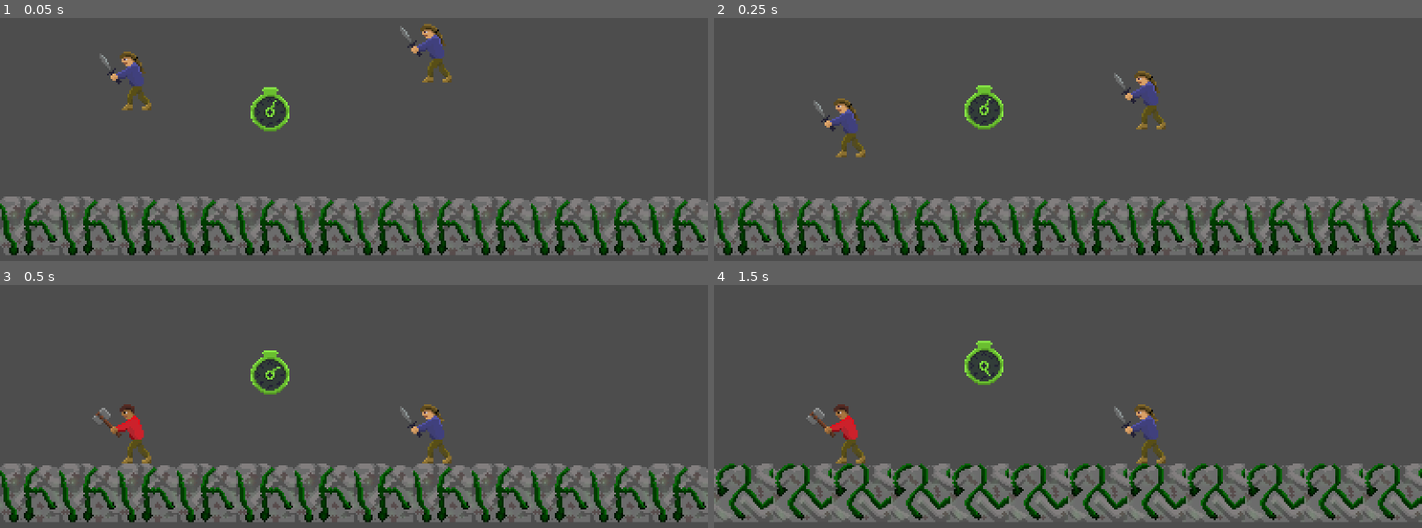
Above: before the commit, frames 1-4 (two rows, left to right).
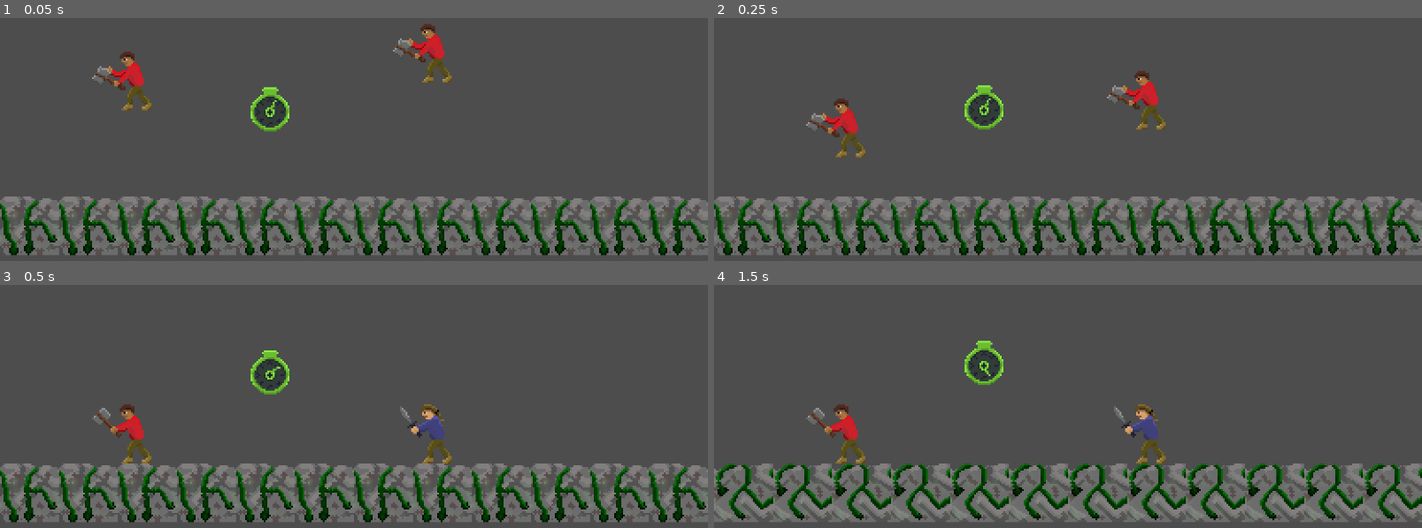
Above: after the commit, the same moments.

Repository: Justiniscoding/HavenHamilton
Game: Godot game, scene res://Scenes/game.tscn
Two runs of this game, one before a commit and one after it. Both use one fixed random seed, a clock stepped at 60 frames per second and the inputs below. Sound files missing from this copy of the repository are replaced by a short silence.
Inputs:
- Up to frame 1 (0.05 s): no input
- Up to frame 2 (0.25 s): no input
- Up to frame 3 (0.5 s): no input
- Up to frame 4 (1.5 s): tap Enter (Set1) at 0.5, 0.6 s; tap S (down2) at 1.35 s

The runs differ from the first frame. In frame 1, 1.2% of the frame differs, in the area x 13-63%, y 2-30%; in frame 2, 1.2%; in frame 3, nothing differs; in frame 4, nothing differs.

Commit message:
add player range combart

Diff:
--- /dev/null
+++ b/Scenes/fireball.tscn
@@ -0,0 +1,128 @@
+[gd_scene format=3 uid="uid://bhl2qa4dy4pqe"]
+
+[ext_resource type="Script" uid="uid://ccafephfnmla0" path="res://Scripts/fireball.gd" id="1_0mxqg"]
+[ext_resource type="Texture2D" uid="uid://cfxr30ho306yx" path="res://Art/Fire Ball.png" id="1_xi7wk"]
+
+[sub_resource type="CircleShape2D" id="CircleShape2D_0mxqg"]
+radius = 2.0
+
+[sub_resource type="AtlasTexture" id="AtlasTexture_5cld6"]
+atlas = ExtResource("1_xi7wk")
+region = Rect2(0, 0, 32, 32)
+
+[sub_resource type="AtlasTexture" id="AtlasTexture_o736f"]
+atlas = ExtResource("1_xi7wk")
+region = Rect2(32, 0, 32, 32)
+
+[sub_resource type="AtlasTexture" id="AtlasTexture_ketbw"]
+atlas = ExtResource("1_xi7wk")
+region = Rect2(64, 0, 32, 32)
+
+[sub_resource type="AtlasTexture" id="AtlasTexture_hcgbs"]
+atlas = ExtResource("1_xi7wk")
+region = Rect2(384, 0, 32, 32)
+
+[sub_resource type="AtlasTexture" id="AtlasTexture_mpfyg"]
+atlas = ExtResource("1_xi7wk")
+region = Rect2(352, 0, 32, 32)
+
+[sub_resource type="AtlasTexture" id="AtlasTexture_un823"]
+atlas = ExtResource("1_xi7wk")
+region = Rect2(320, 0, 32, 32)
+
+[sub_resource type="AtlasTexture" id="AtlasTexture_aclic"]
+atlas = ExtResource("1_xi7wk")
+region = Rect2(288, 0, 32, 32)
+
+[sub_resource type="AtlasTexture" id="AtlasTexture_4grkl"]
+atlas = ExtResource("1_xi7wk")
+region = Rect2(96, 0, 32, 32)
+
+[sub_resource type="AtlasTexture" id="AtlasTexture_6yrdb"]
+atlas = ExtResource("1_xi7wk")
+region = Rect2(128, 0, 32, 32)
+
+[sub_resource type="AtlasTexture" id="AtlasTexture_ue0p1"]
+atlas = ExtResource("1_xi7wk")
+region = Rect2(160, 0, 32, 32)
+
+[sub_resource type="AtlasTexture" id="AtlasTexture_isbcs"]
+atlas = ExtResource("1_xi7wk")
+region = Rect2(192, 0, 32, 32)
+
+[sub_resource type="AtlasTexture" id="AtlasTexture_142e3"]
+atlas = ExtResource("1_xi7wk")
+region = Rect2(224, 0, 32, 32)
+
+[sub_resource type="AtlasTexture" id="AtlasTexture_ts2c8"]
+atlas = ExtResource("1_xi7wk")
+region = Rect2(256, 0, 32, 32)
+
+[sub_resource type="SpriteFrames" id="SpriteFrames_xs5hf"]
+animations = [{
+"frames": [{
+"duration": 1.0,
+"texture": SubResource("AtlasTexture_5cld6")
+}, {
+"duration": 1.0,
+"texture": SubResource("AtlasTexture_o736f")
+}, {
+"duration": 1.0,
+"texture": SubResource("AtlasTexture_ketbw")
+}],
+"loop": 0,
+"name": &"default",
+"speed": 10.0
+}, {
+"frames": [{
+"duration": 1.0,
+"texture": SubResource("AtlasTexture_hcgbs")
+}, {
+"duration": 1.0,
+"texture": SubResource("AtlasTexture_mpfyg")
+}, {
+"duration": 1.0,
+"texture": SubResource("AtlasTexture_un823")
+}, {
+"duration": 1.0,
+"texture": SubResource("AtlasTexture_aclic")
+}],
+"loop": 0,
+"name": &"explode",
+"speed": 10.0
+}, {
+"frames": [{
+"duration": 1.0,
+"texture": SubResource("AtlasTexture_4grkl")
+}, {
+"duration": 1.0,
+"texture": SubResource("AtlasTexture_6yrdb")
+}, {
+"duration": 1.0,
+"texture": SubResource("AtlasTexture_ue0p1")
+}, {
+"duration": 1.0,
+"texture": SubResource("AtlasTexture_isbcs")
+}, {
+"duration": 1.0,
+"texture": SubResource("AtlasTexture_142e3")
+}, {
+"duration": 1.0,
+"texture": SubResource("AtlasTexture_ts2c8")
+}],
+"loop": 1,
+"name": &"roll",
+"speed": 7.5
+}]
+
+[node name="Fireball" type="Area2D" unique_id=1731221925]
+script = ExtResource("1_0mxqg")
+
+[node name="CollisionShape2D" type="CollisionShape2D" parent="." unique_id=1672883512]
+position = Vector2(0, -1)
+shape = SubResource("CircleShape2D_0mxqg")
+
+[node name="AnimatedSprite2D" type="AnimatedSprite2D" parent="." unique_id=58317549]
+sprite_frames = SubResource("SpriteFrames_xs5hf")
+animation = &"explode"
+autoplay = "default"
--- /dev/null
+++ b/Scenes/lightning.tscn
@@ -0,0 +1,74 @@
+[gd_scene format=3 uid="uid://b2jlfrmpdpsjn"]
+
+[ext_resource type="Script" uid="uid://bf4x2q5l3sc7g" path="res://Scripts/lightning.gd" id="1_wca04"]
+[ext_resource type="Texture2D" uid="uid://cbgwnn4x2e5fh" path="res://Art/Lightning Bolt.png" id="2_7ouyy"]
+
+[sub_resource type="RectangleShape2D" id="RectangleShape2D_7ouyy"]
+size = Vector2(26, 83)
+
+[sub_resource type="AtlasTexture" id="AtlasTexture_41j16"]
+atlas = ExtResource("2_7ouyy")
+region = Rect2(0, 0, 32, 96)
+
+[sub_resource type="AtlasTexture" id="AtlasTexture_7knoe"]
+atlas = ExtResource("2_7ouyy")
+region = Rect2(32, 0, 32, 96)
+
+[sub_resource type="AtlasTexture" id="AtlasTexture_xqqyr"]
+atlas = ExtResource("2_7ouyy")
+region = Rect2(64, 0, 32, 96)
+
+[sub_resource type="AtlasTexture" id="AtlasTexture_to6io"]
+atlas = ExtResource("2_7ouyy")
+region = Rect2(96, 0, 32, 96)
+
+[sub_resource type="AtlasTexture" id="AtlasTexture_fjth1"]
+atlas = ExtResource("2_7ouyy")
+region = Rect2(128, 0, 32, 96)
+
+[sub_resource type="AtlasTexture" id="AtlasTexture_h3ip7"]
+atlas = ExtResource("2_7ouyy")
+region = Rect2(160, 0, 32, 96)
+
+[sub_resource type="AtlasTexture" id="AtlasTexture_ae0gy"]
+atlas = ExtResource("2_7ouyy")
+region = Rect2(192, 0, 32, 96)
+
+[sub_resource type="SpriteFrames" id="SpriteFrames_xs5hf"]
+animations = [{
+"frames": [{
+"duration": 1.0,
+"texture": SubResource("AtlasTexture_41j16")
+}, {
+"duration": 1.0,
+"texture": SubResource("AtlasTexture_7knoe")
+}, {
+"duration": 1.0,
+"texture": SubResource("AtlasTexture_xqqyr")
+}, {
+"duration": 1.5,
+"texture": SubResource("AtlasTexture_to6io")
+}, {
+"duration": 1.5,
+"texture": SubResource("AtlasTexture_fjth1")
+}, {
+"duration": 1.0,
+"texture": SubResource("AtlasTexture_h3ip7")
+}, {
+"duration": 1.0,
+"texture": SubResource("AtlasTexture_ae0gy")
+}],
+"loop": 0,
+"name": &"default",
+"speed": 7.5
+}]
+
+[node name="Lightning" type="Area2D" unique_id=1037945944]
+script = ExtResource("1_wca04")
+
+[node name="CollisionShape2D" type="CollisionShape2D" parent="." unique_id=1169388123]
+position = Vector2(1, -0.5)
+shape = SubResource("RectangleShape2D_7ouyy")
+
+[node name="AnimatedSprite2D" type="AnimatedSprite2D" parent="." unique_id=991060253]
+sprite_frames = SubResource("SpriteFrames_xs5hf")
--- a/Scenes/player.gdshader
+++ b/Scenes/player.gdshader
@@ -6,19 +6,19 @@
 void fragment() {
 	if(enabled == true){
 
-	float dist = sqrt(pow(UV.y - 0.5, 2) + pow(UV.x - 0.5, 2));
-	dist = pow(dist, max(1.0 - time * 2.0, 0.0));
+		float dist = sqrt(pow(UV.y - 0.5, 2) + pow(UV.x - 0.5, 2));
+		dist = pow(dist, max(1.0 - time * 2.0, 0.0));
 
-	if(dist < 0.5){
-		float angle = atan(UV.x - 0.5, UV.y - 0.5);
+		if(dist < 0.5){
+			float angle = atan(UV.x - 0.5, UV.y - 0.5);
 
-		vec2 samplePos = vec2(sin(angle), cos(angle)) * dist + vec2(0.5, 0.5);
+			vec2 samplePos = vec2(sin(angle), cos(angle)) * dist + vec2(0.5, 0.5);
 
-		vec4 texture = texture(TEXTURE, samplePos);
+			vec4 texture = texture(TEXTURE, samplePos);
 
-		COLOR = texture;
-	}else{
-		COLOR = vec4(0, 0, 0, 0);
-	}
+			COLOR = texture;
+		}else{
+			COLOR = vec4(0, 0, 0, 0);
+		}
 	}
 }
--- a/Scenes/player.tscn
+++ b/Scenes/player.tscn
@@ -137,49 +137,49 @@
 atlas = ExtResource("3_vgqql")
 region = Rect2(0, 160, 32, 32)
 
+[sub_resource type="AtlasTexture" id="AtlasTexture_w4w4b"]
+atlas = ExtResource("3_vgqql")
+region = Rect2(32, 160, 32, 32)
+
 [sub_resource type="AtlasTexture" id="AtlasTexture_h5cax"]
 atlas = ExtResource("3_vgqql")
 region = Rect2(64, 160, 32, 32)
 
-[sub_resource type="AtlasTexture" id="AtlasTexture_w4w4b"]
-atlas = ExtResource("3_vgqql")
+[sub_resource type="AtlasTexture" id="AtlasTexture_dj0x0"]
+atlas = ExtResource("3_vgqql")
+region = Rect2(96, 160, 32, 32)
+
+[sub_resource type="AtlasTexture" id="AtlasTexture_f1uaf"]
+atlas = ExtResource("3_vgqql")
+region = Rect2(128, 160, 32, 32)
+
+[sub_resource type="AtlasTexture" id="AtlasTexture_6hq81"]
+atlas = ExtResource("3_vgqql")
+region = Rect2(160, 160, 32, 32)
+
+[sub_resource type="AtlasTexture" id="AtlasTexture_83xs0"]
+atlas = ExtResource("2_cvnsp")
+region = Rect2(0, 160, 32, 32)
+
+[sub_resource type="AtlasTexture" id="AtlasTexture_ypfnu"]
+atlas = ExtResource("2_cvnsp")
 region = Rect2(32, 160, 32, 32)
 
-[sub_resource type="AtlasTexture" id="AtlasTexture_dj0x0"]
-atlas = ExtResource("3_vgqql")
+[sub_resource type="AtlasTexture" id="AtlasTexture_xuaoq"]
+atlas = ExtResource("2_cvnsp")
+region = Rect2(64, 160, 32, 32)
+
+[sub_resource type="AtlasTexture" id="AtlasTexture_wohnl"]
+atlas = ExtResource("2_cvnsp")
 region = Rect2(96, 160, 32, 32)
 
-[sub_resource type="AtlasTexture" id="AtlasTexture_f1uaf"]
-atlas = ExtResource("3_vgqql")
+[sub_resource type="AtlasTexture" id="AtlasTexture_36dho"]
+atlas = ExtResource("2_cvnsp")
 region = Rect2(128, 160, 32, 32)
 
-[sub_resource type="AtlasTexture" id="AtlasTexture_6hq81"]
-atlas = ExtResource("3_vgqql")
+[sub_resource type="AtlasTexture" id="AtlasTexture_yh6i2"]
+atlas = ExtResource("2_cvnsp")
 region = Rect2(160, 160, 32, 32)
-
-[sub_resource type="AtlasTexture" id="AtlasTexture_83xs0"]
-atlas = ExtResource("2_cvnsp")
-region = Rect2(160, 160, 32, 32)
-
-[sub_resource type="AtlasTexture" id="AtlasTexture_ypfnu"]
-atlas = ExtResource("2_cvnsp")
-region = Rect2(128, 160, 32, 32)
-
-[sub_resource type="AtlasTexture" id="AtlasTexture_xuaoq"]
-atlas = ExtResource("2_cvnsp")
-region = Rect2(96, 160, 32, 32)
-
-[sub_resource type="AtlasTexture" id="AtlasTexture_wohnl"]
-atlas = ExtResource("2_cvnsp")
-region = Rect2(64, 160, 32, 32)
-
-[sub_resource type="AtlasTexture" id="AtlasTexture_36dho"]
-atlas = ExtResource("2_cvnsp")
-region = Rect2(32, 160, 32, 32)
-
-[sub_resource type="AtlasTexture" id="AtlasTexture_yh6i2"]
-atlas = ExtResource("2_cvnsp")
-region = Rect2(0, 160, 32, 32)
 
 [sub_resource type="AtlasTexture" id="AtlasTexture_f5f5t"]
 atlas = ExtResource("3_vgqql")
@@ -479,22 +479,22 @@
 "speed": 5.0
 }, {
 "frames": [{
-"duration": 1.0,
+"duration": 0.25,
 "texture": SubResource("AtlasTexture_qavoy")
 }, {
+"duration": 0.25,
+"texture": SubResource("AtlasTexture_w4w4b")
+}, {
 "duration": 1.0,
 "texture": SubResource("AtlasTexture_h5cax")
 }, {
 "duration": 1.0,
-"texture": SubResource("AtlasTexture_w4w4b")
-}, {
-"duration": 1.0,
 "texture": SubResource("AtlasTexture_dj0x0")
 }, {
-"duration": 1.0,
+"duration": 0.5,
 "texture": SubResource("AtlasTexture_f1uaf")
 }, {
-"duration": 1.0,
+"duration": 0.5,
 "texture": SubResource("AtlasTexture_6hq81")
 }],
 "loop": 0,
@@ -502,10 +502,10 @@
 "speed": 5.0
 }, {
 "frames": [{
-"duration": 1.0,
+"duration": 0.5,
 "texture": SubResource("AtlasTexture_83xs0")
 }, {
-"duration": 1.0,
+"duration": 0.5,
 "texture": SubResource("AtlasTexture_ypfnu")
 }, {
 "duration": 1.0,
@@ -692,5 +692,7 @@
 material = SubResource("ShaderMaterial_vgqql")
 position = Vector2(7, 0)
 sprite_frames = SubResource("SpriteFrames_v0iea")
-animation = &"short1"
+animation = &"range2"
+frame = 5
+frame_progress = 1.0
 offset = Vector2(-7, 0)
--- /dev/null
+++ b/Scripts/fireball.gd
@@ -0,0 +1,34 @@
+extends Area2D
+
+var speed = 250
+
+var direction = 1
+
+var timer = 0
+
+func _ready() -> void:
+	await $AnimatedSprite2D.animation_finished
+	$AnimatedSprite2D.play("roll")
+
+func _physics_process(delta: float) -> void:
+	timer += delta
+
+	if timer > 1:
+		$AnimatedSprite2D.play("explode")
+		set_physics_process(false)
+		$AnimatedSprite2D.connect("animation_finished", func():
+			queue_free())
+		return
+
+	if has_overlapping_bodies():
+		for body in get_overlapping_bodies():
+			if body.name == "Player2":
+				$AnimatedSprite2D.play("explode")
+				set_physics_process(false)
+				body.targetVel.x = 400 * direction
+				$AnimatedSprite2D.connect("animation_finished", func():
+					queue_free())
+				return
+
+
+	position.x += direction * speed * delta
--- /dev/null
+++ b/Scripts/lightning.gd
@@ -0,0 +1,16 @@
+extends Area2D
+
+func _ready() -> void:
+	$AnimatedSprite2D.play()
+
+var didStunm = false
+
+func _physics_process(_delta: float) -> void:
+	if has_overlapping_bodies():
+		for body in get_overlapping_bodies():
+			if body.name == "Player" and not didStunm:
+				didStunm = true
+				body.stun.reset(60)
+
+	if not $AnimatedSprite2D.is_playing():
+		queue_free()
--- a/Scripts/player.gd
+++ b/Scripts/player.gd
@@ -1,6 +1,9 @@
 extends CharacterBody2D
 
 @export var playerNumber: int = 1
+
+var fireballScene = preload("res://Scenes/fireball.tscn")
+var lightningScene = preload("res://Scenes/lightning.tscn")
 
 var gravity = 800
 var speed = 300
@@ -28,6 +31,8 @@
 var startup = timer.new()
 var active = timer.new()
 var end = timer.new()
+
+var stun = timer.new()
 
 enum Attacks {
 	NONE,
@@ -56,10 +61,14 @@
 		cooldown = 12
 	},
 	range2 = {
-
+		charge = 12,
+		attack = 36,
+		cooldown = 12
 	},
 	range1 = {
-
+		charge = 7,
+		attack = 24,
+		cooldown = 12
 	}
 }
 
@@ -107,13 +116,34 @@
 			active.reset(weapons["range" + pnum].attack)
 
 	if weaponState == WeaponState.ATTACKING:
-		var player = getCollider()
-
-		if not player == null and not currentAttack == Attacks.NONE and not didAttack:
-			didAttack = true
-
-			player.targetVel.y = -1000
-			player.targetVel.x = 1000 if $AnimatedSprite2D.flip_h else -1000
+		if currentAttack == Attacks.SHORT:
+			var player = getCollider()
+
+			if not player == null and not currentAttack == Attacks.NONE and not didAttack:
+				didAttack = true
+
+				player.targetVel.y = -1000
+				player.targetVel.x = 1000 if $AnimatedSprite2D.flip_h else -1000
+		else:
+			if not didAttack:
+				didAttack = true
+				if playerNumber == 1:
+					var fireball = fireballScene.instantiate()
+					get_parent().add_child(fireball)
+
+					var currDurr = 1 if $AnimatedSprite2D.flip_h else -1
+
+					fireball.position = position + Vector2(currDurr * 20, -10)
+
+					fireball.direction = currDurr
+				if playerNumber == 2:
+					var lightning = lightningScene.instantiate()
+					get_parent().add_child(lightning)
+
+					var currDurr = 1 if $AnimatedSprite2D.flip_h else -1
+
+					lightning.position = position + Vector2(currDurr * 200, -30)
+
 
 
 	if weaponState == WeaponState.ATTACKING and active.can():
@@ -137,6 +167,11 @@
 	startup.update(delta)
 	end.update(delta)
 	active.update(delta)
+	stun.update(delta)
+
+	if not stun.can():
+		$AnimatedSprite2D.play("idle1")
+		return
 
 	fight()
 
Not shown, added: todo.md
